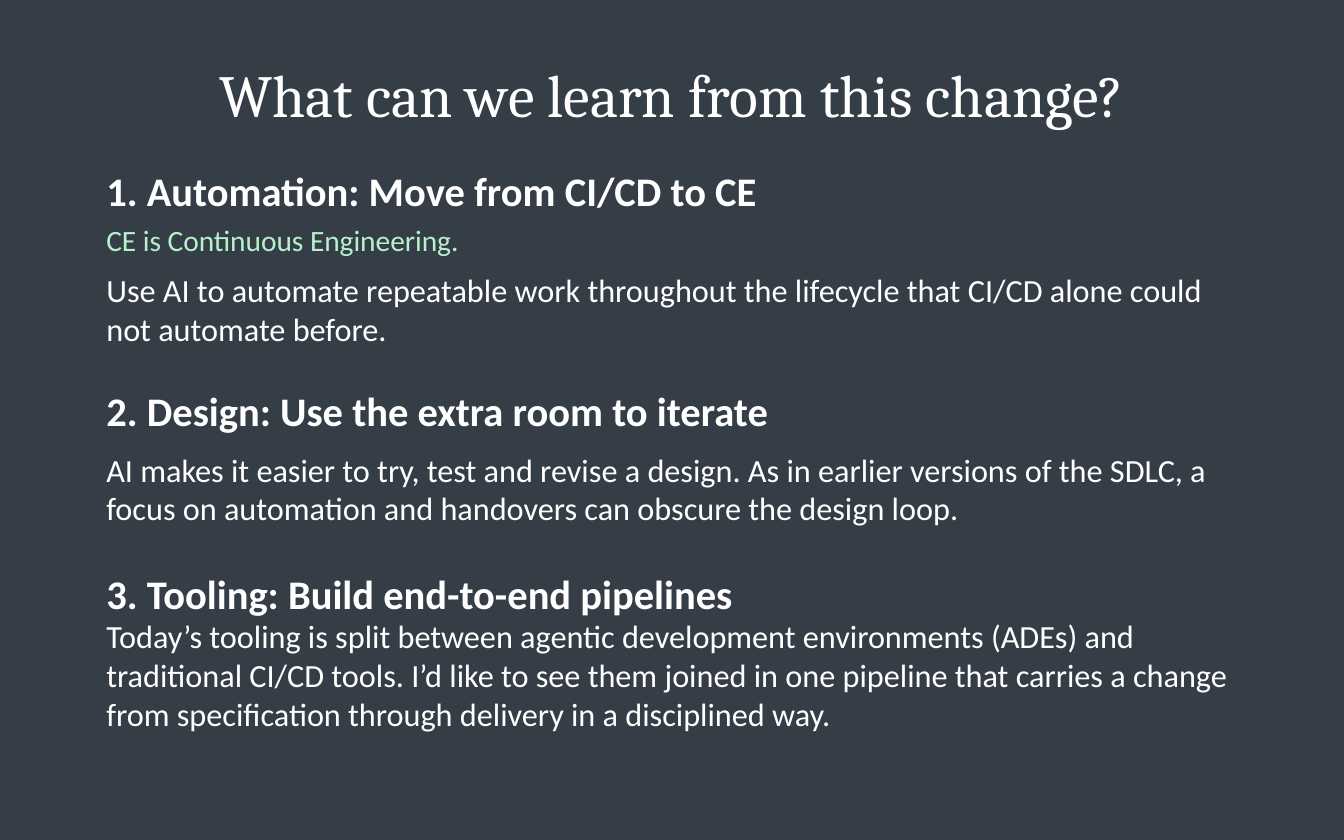
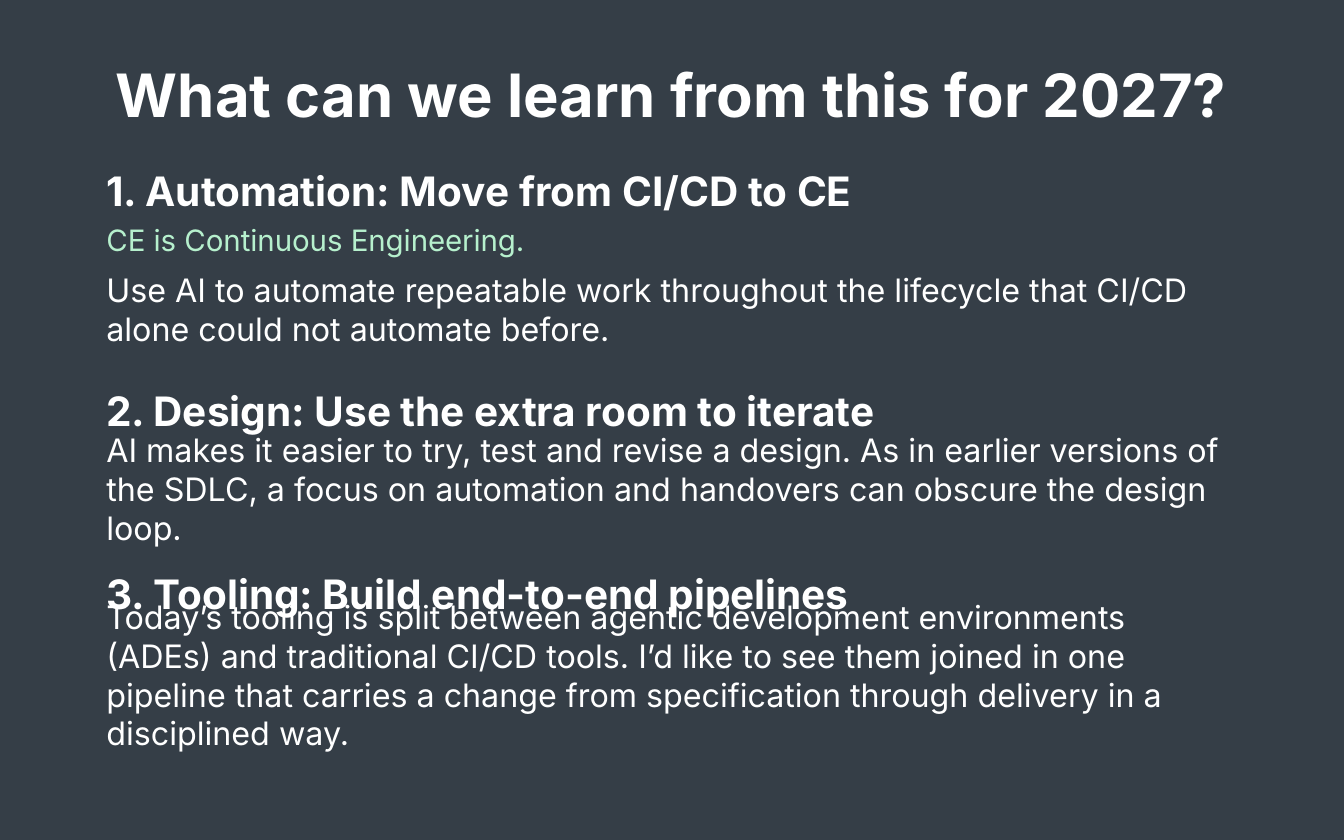
Before and after one commit to jacdevos/jacdevos.github.io, a slide deck: slide 6 of assets/article_images/2026-11-12-sdlc-in-the-agentic-era/sdlc-in-the-agentic-era.pptx. Drawn at 1344x840 pixels with LibreOffice and Linux fonts; fonts in the diff are those of the drawing. Boxes give left, top, right and bottom in pixels: in the first picture for what was removed or moved away, otherwise in the second. Text is boxed around its words. In the diff, an @@ line names an element or a change of style, - is before the commit and + after.

Commit message:
Refresh SDLC slide typography and Ford cover

```diff
--- a/assets/article_images/2026-11-12-sdlc-in-the-agentic-era/sdlc-in-the-agentic-era.pptx
+++ b/assets/article_images/2026-11-12-sdlc-in-the-agentic-era/sdlc-in-the-agentic-era.pptx
@@ text at [116, 71, 1227, 118]: text changed; font Cambria to Inter; bold on @@
-What can we learn from this change?
+What can we learn from this for 2027?
@@ font Calibri to Inter in 7 elements at [106, 175, 852, 211], [106, 229, 525, 258], [106, 277, 1187, 342], [106, 395, 875, 435], [106, 437, 1218, 547], [106, 578, 849, 619], [106, 601, 1162, 752] @@
```
Also in this commit, not shown: 5 other slides changed, 6 other files.
